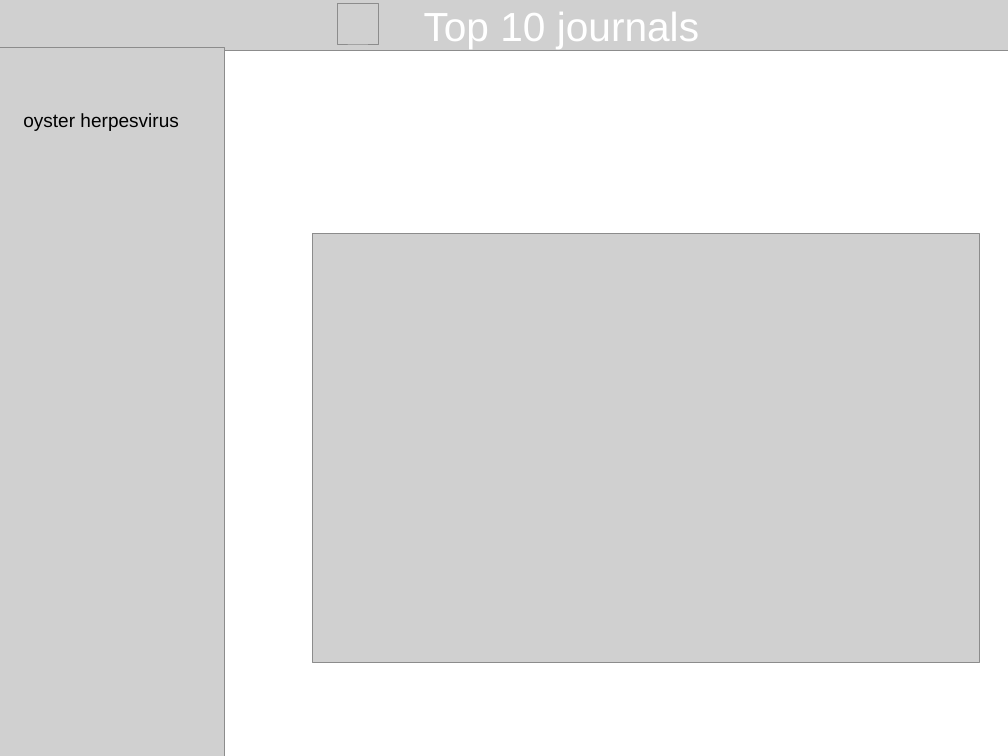
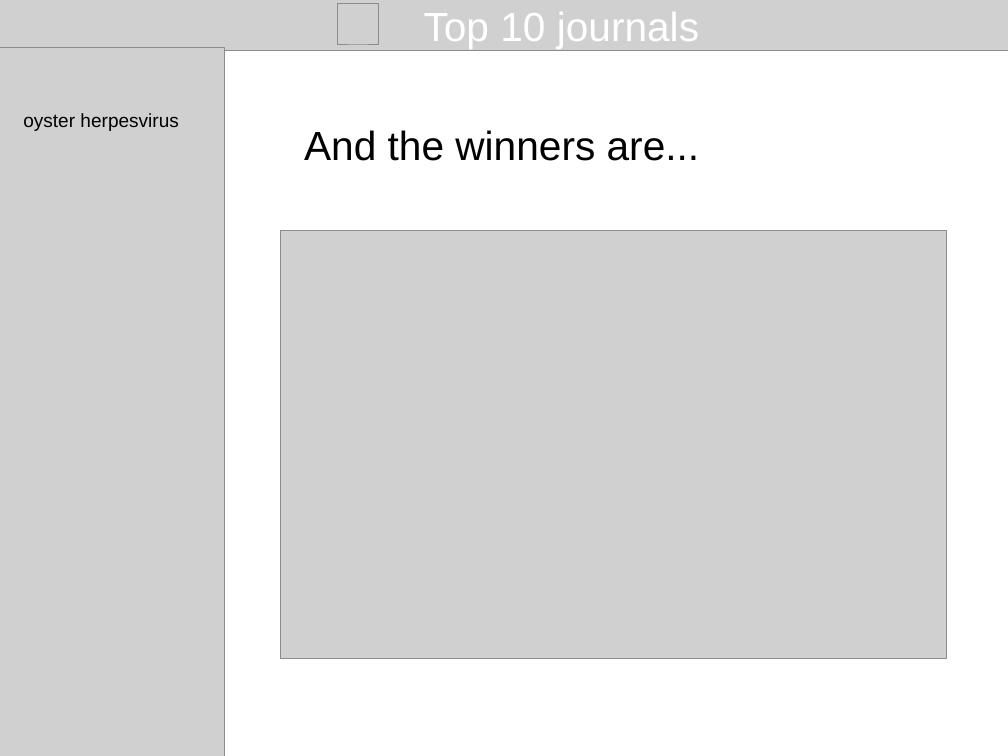
Before and after one commit to propan2one/BibliographeR, a slide deck: slide 10 of slidesUser2019.odp. Drawn at 1008x756 pixels with LibreOffice and Linux fonts; fonts in the diff are those of the drawing; grey boxes stand for pictures. Boxes give left, top, right and bottom in pixels: in the first picture for what was removed or moved away, otherwise in the second. Text is boxed around its words. In the diff, an @@ line names an element or a change of style, - is before the commit and + after.

```diff
--- a/slidesUser2019.odp
+++ b/slidesUser2019.odp
@@ text added at (304,130,700,161), 32 pt, text #000000 @@
+And the winners are...
@@ picture: place and size @@
-picture at (313,234,980,663)
+picture at (280,231,947,659)
```
Also in this commit, not shown: 8 other slides changed, 2 slides added, 5 slides removed, 2 other files.
